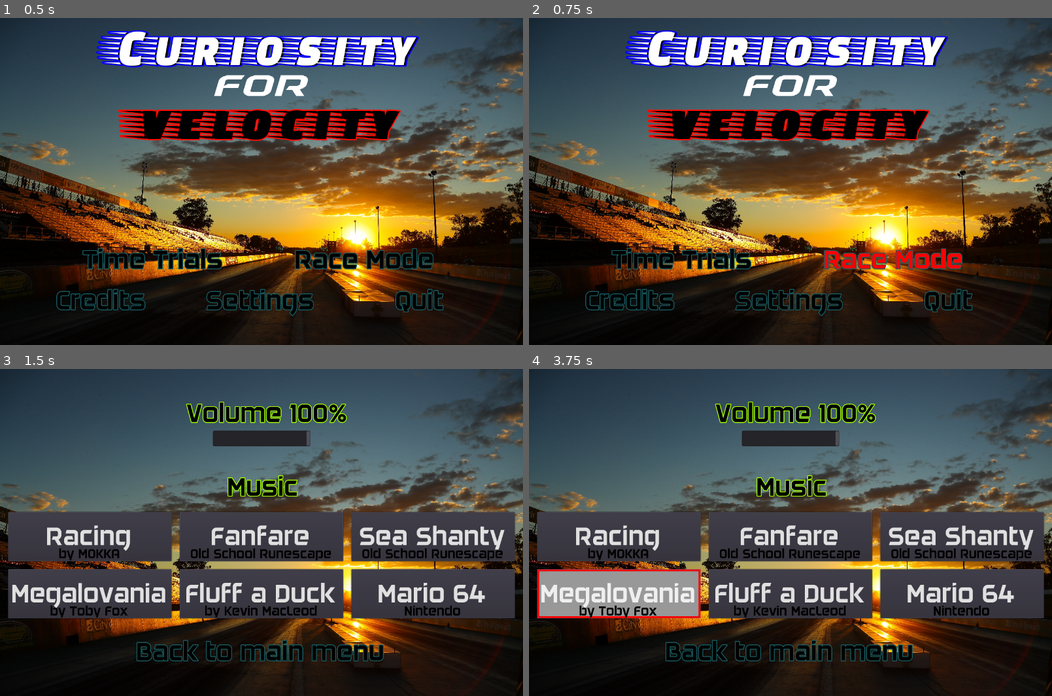
Above: before the commit, frames 1-4 (two rows, left to right).
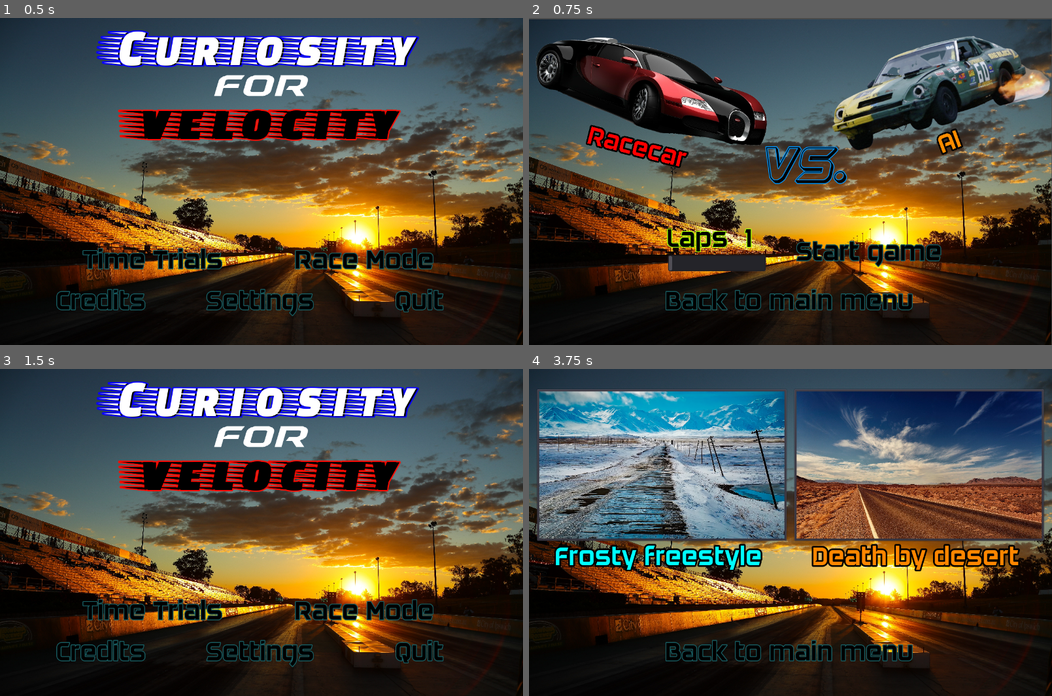
Above: after the commit, the same moments.

Repository: StianJakobsen/CuriosityForVelocity
Game: Godot game, scene res://Assets/Scenes/Menu/titleScreen.tscn
Two runs of this game, one before a commit and one after it. Both use one fixed random seed, a clock stepped at 60 frames per second and the inputs below.
Inputs (mouse positions are in pixels of both pictures, inside the frame that each line leads up to):
- Up to frame 1 (0.5 s): no input
- Up to frame 2 (0.75 s): click "Race Mode" at 0.5 s
- Up to frame 3 (1.5 s): click (261, 650) at 1.25 s, where only the run after the commit has a clickable "Back to main menu"
- Up to frame 4 (3.75 s): click (790, 650) at 2 s, where only the run before the commit has a clickable "Back to main menu"; click (790, 650) at 2.75 s, where only the run after the commit has a clickable "Back to main menu"; click (680, 610) at 3.5 s, where only the run after the commit has a clickable "Time Trials"

Frame 1 is identical in both runs. In frame 2, 40% of the frame differs, in the area x 0-100%, y 0-100%; in frame 3, 42%; in frame 4, 62%, in the area x 1-99%, y 6-77%.

Commit message:
Jezis this is now the perfect game

Diff:
--- a/Assets/Scenes/AiRaceLevel.tscn
+++ b/Assets/Scenes/AiRaceLevel.tscn
@@ -49,5 +49,6 @@
 transform = Transform( -0.00879626, 0, -0.999961, 0, 1, 0, 0.999961, 0, -0.00879626, 22.3541, 1.06925, -44.1188 )
 
 [node name="pauseScreen" parent="RaceCar" instance=ExtResource( 6 )]
+pause_mode = 2
 
 [connection signal="change_camera" from="RaceCar" to="ChaseCamera" method="_on_RaceCar_change_camera"]
--- a/Assets/Scenes/Menu/raceModeScreen.tscn
+++ b/Assets/Scenes/Menu/raceModeScreen.tscn
@@ -4,34 +4,40 @@
 [ext_resource path="res://Assets/Textures/Icons/menu_background.jpg" type="Texture" id=2]
 [ext_resource path="res://Assets/Textures/Icons/racecar_icon2.png" type="Texture" id=3]
 [ext_resource path="res://Assets/Fonts/hollowpoint3dital.ttf" type="DynamicFontData" id=4]
-[ext_resource path="res://Script/horizontalSliders.gd" type="Script" id=6]
-[ext_resource path="res://Script/menuButtons.gd" type="Script" id=7]
+[ext_resource path="res://Scripts/horizontalSliders.gd" type="Script" id=6]
+[ext_resource path="res://Scripts/menuButtons.gd" type="Script" id=7]
 [ext_resource path="res://Assets/Fonts/DAGGERSQUARE.otf" type="DynamicFontData" id=8]
 
-[sub_resource type="DynamicFont" id=8]
+[sub_resource type="DynamicFont" id=1]
 size = 64
 outline_size = 2
 outline_color = Color( 0.0980392, 0.376471, 0.396078, 1 )
 font_data = ExtResource( 8 )
 
-[sub_resource type="DynamicFont" id=4]
+[sub_resource type="DynamicFont" id=2]
 size = 62
 outline_size = 4
 outline_color = Color( 0, 0, 0, 1 )
 font_data = ExtResource( 8 )
 
-[sub_resource type="DynamicFont" id=5]
+[sub_resource type="DynamicFont" id=3]
 size = 62
 outline_size = 4
 outline_color = Color( 0, 0, 0, 1 )
 font_data = ExtResource( 8 )
 
-[sub_resource type="DynamicFont" id=10]
+[sub_resource type="DynamicFont" id=4]
 size = 168
 outline_size = 2
 outline_color = Color( 0, 0.6, 1, 1 )
 font_data = ExtResource( 4 )
 
+[sub_resource type="DynamicFont" id=5]
+size = 64
+outline_size = 2
+outline_color = Color( 0.639216, 1, 0, 1 )
+font_data = ExtResource( 8 )
+
 [sub_resource type="DynamicFont" id=6]
 size = 64
 outline_size = 2
@@ -39,12 +45,6 @@
 font_data = ExtResource( 8 )
 
 [sub_resource type="DynamicFont" id=7]
-size = 64
-outline_size = 2
-outline_color = Color( 0.639216, 1, 0, 1 )
-font_data = ExtResource( 8 )
-
-[sub_resource type="DynamicFont" id=11]
 size = 64
 outline_size = 2
 outline_color = Color( 0.0980392, 0.376471, 0.396078, 1 )
--- a/Assets/Scenes/Menu/titleScreen.tscn
+++ b/Assets/Scenes/Menu/titleScreen.tscn
@@ -28,25 +28,25 @@
 outline_color = Color( 0.0980392, 0.376471, 0.396078, 1 )
 font_data = ExtResource( 2 )
 
+[sub_resource type="DynamicFont" id=5]
+size = 64
+outline_size = 2
+outline_color = Color( 0.0980392, 0.376471, 0.396078, 1 )
+font_data = ExtResource( 2 )
+
+[sub_resource type="DynamicFont" id=6]
+size = 64
+outline_size = 2
+outline_color = Color( 0.0980392, 0.376471, 0.396078, 1 )
+font_data = ExtResource( 2 )
+
+[sub_resource type="DynamicFont" id=7]
+size = 64
+outline_size = 2
+outline_color = Color( 0.0980392, 0.376471, 0.396078, 1 )
+font_data = ExtResource( 2 )
+
 [sub_resource type="DynamicFont" id=8]
-size = 64
-outline_size = 2
-outline_color = Color( 0.0980392, 0.376471, 0.396078, 1 )
-font_data = ExtResource( 2 )
-
-[sub_resource type="DynamicFont" id=6]
-size = 64
-outline_size = 2
-outline_color = Color( 0.0980392, 0.376471, 0.396078, 1 )
-font_data = ExtResource( 2 )
-
-[sub_resource type="DynamicFont" id=5]
-size = 64
-outline_size = 2
-outline_color = Color( 0.0980392, 0.376471, 0.396078, 1 )
-font_data = ExtResource( 2 )
-
-[sub_resource type="DynamicFont" id=7]
 size = 64
 outline_size = 2
 outline_color = Color( 0.0980392, 0.376471, 0.396078, 1 )
--- a/Scripts/GlobalVariables.gd
+++ b/Scripts/GlobalVariables.gd
@@ -23,7 +23,7 @@
 var input_allowed = false
 
 var best_time = INF
-var ai_race = true
+var ai_race = false
 
 var savegame = File.new() #file
 var save_path = "res://savegame.save" #place of the file
--- a/Scripts/GoalLine.gd
+++ b/Scripts/GoalLine.gd
@@ -13,7 +13,7 @@
 	if not glob_var.ai_race:
 		highscore = glob_var.read_savegame(glob_var.higscore_key)
 	else:
-		highscore = INF
+		highscore = 0
 
 func _process(delta):
 	if not glob_var.start:
@@ -34,10 +34,12 @@
 			if glob_var.lap == glob_var.num_laps:
 				if body.is_in_group('Car'):
 					get_tree().change_scene("res://Assets/Scenes/Menu/gameOverAILost.tscn")
+					return
 				elif body.is_in_group('AiCar'):
 					get_tree().change_scene("res://Assets/Scenes/Menu/gameOverAIWon.tscn")
+					return
 
-		elif body.is_in_group('Car'):
+		if body.is_in_group('Car'):
 			time_elapsed = OS.get_ticks_msec() - glob_var.time_start_lap
 			if time_elapsed < glob_var.best_time:
 				glob_var.best_time = time_elapsed
Not shown: 7 places in Assets/Scenes/Menu/raceModeScreen.tscn that only renumber resources
Not shown: 3 places in Assets/Scenes/Menu/titleScreen.tscn that only renumber resources
Not shown, changed: savegame.save
